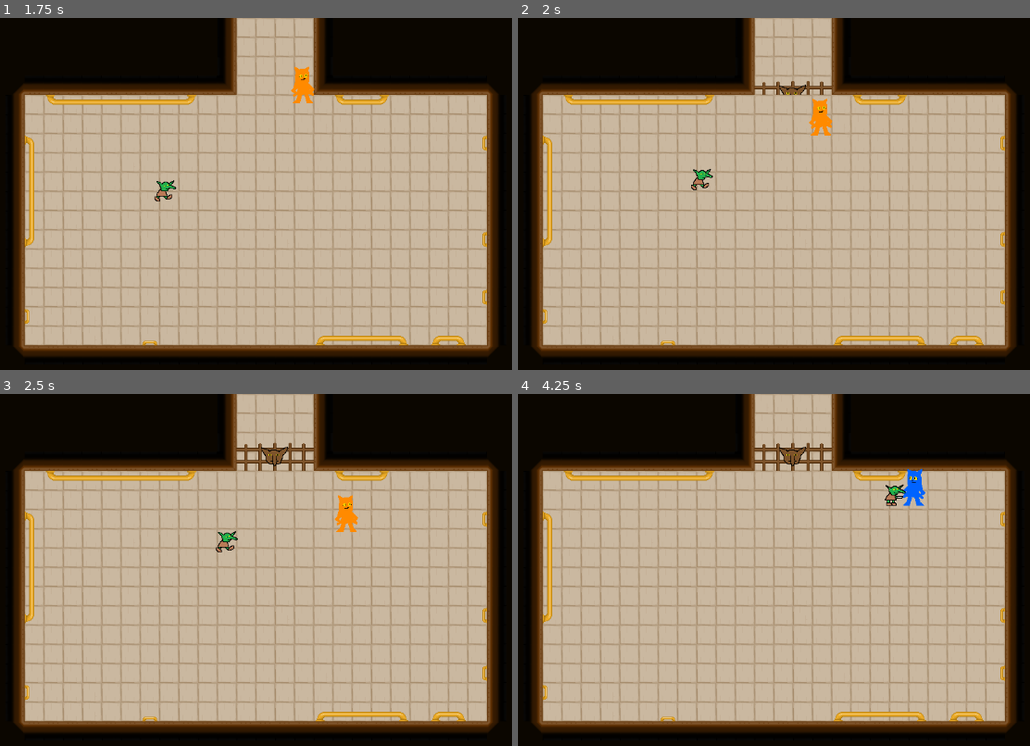
Above: before the commit, frames 1-4 (two rows, left to right).
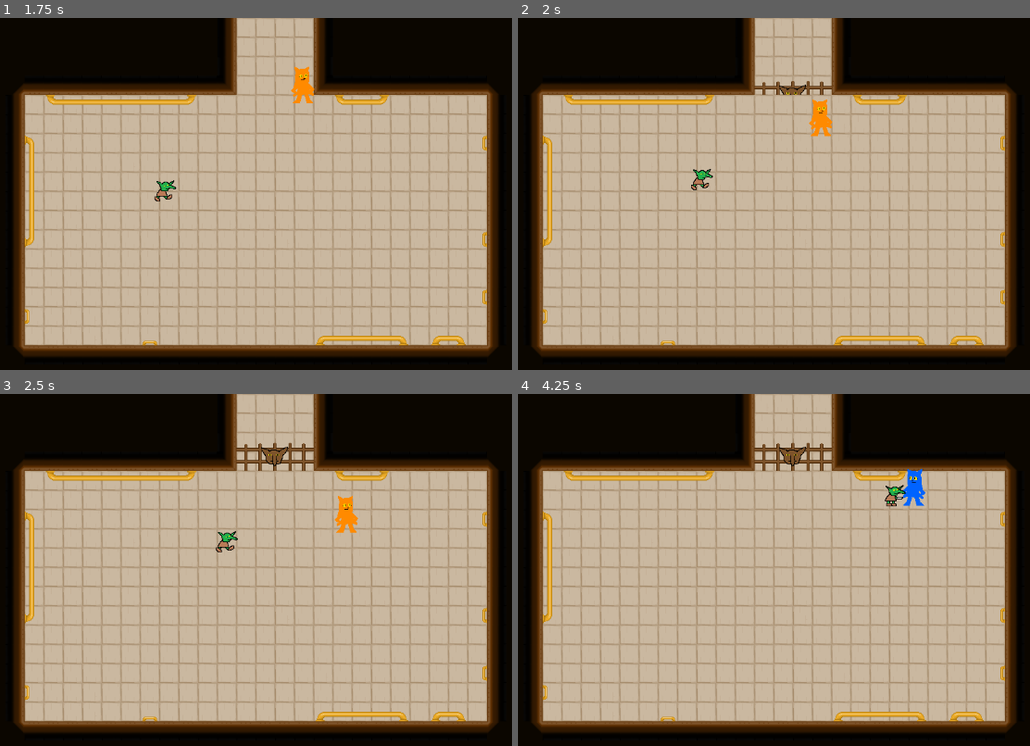
Above: after the commit, the same moments.

Repository: LUMIZ0NE/Steam-Garden
Game: Godot game, scene res://Scenes/room_2.tscn
Same seed, same stepped clock (60 frames per second), same inputs: the game is played once before the commit and once after it. This scene is started directly instead of the project's main scene.
Inputs (mouse positions are in pixels of both pictures, inside the frame that each line leads up to):
- Up to frame 1 (1.75 s): move the mouse to (424, 204) at 0.52 s; hold D (move_right) 0.53-1.28 s; click (424, 204) at 0.6 s; move the mouse to (112, 246) at 1.27 s; hold S (move_down) from 1.28 s (still down); click (112, 246) at 1.35 s
- Up to frame 2 (2 s): keep holding S (move_down)
- Up to frame 3 (2.5 s): move the mouse to (332, 510) at 2.02 s; release S (move_down) at 2.03 s; hold D (move_right) from 2.03 s (still down); click (332, 510) at 2.1 s
- Up to frame 4 (4.25 s): move the mouse to (738, 686) at 2.77 s; release D (move_right) at 2.78 s; hold W (move_up) 2.78-3.53 s; click (738, 686) at 2.85 s; move the mouse to (999, 665) at 3.52 s; hold A (move_left) from 3.53 s (still down); click (999, 665) at 3.6 s

Frame 1 is identical in both runs. In frame 2, less than 0.1% of the frame differs, in the area x 56-62%, y 22-34%; in frame 3, less than 0.1%; in frame 4, 0.1%, in the area x 71-76%, y 25-33%.

Commit message:
gate collision
now can't be walked back through after closing

Diff:
--- a/Scenes/goblin.gd
+++ b/Scenes/goblin.gd
@@ -41,14 +41,16 @@
 
 func damages():
 	if player_inrange and Global.player_current_atk and can_hurt == true:
-		health = health - 20
+		health = health - 10
 		print("goblin took damag")
+		can_hurt = false
 		$GoblinOuch.start()
-		can_hurt = false
 		if health <= 0:
 			$Sprite.play("die")
 			goblin_alive = false
 			$GoblinDies.start()
+	elif can_hurt == false:
+		print("goblin cant be hit rn sorry bub")
 
 
 func _on_player_goblin_stab():
--- a/Scenes/goblin_gate.gd
+++ b/Scenes/goblin_gate.gd
@@ -1,10 +1,9 @@
-extends Area2D
+extends CharacterBody2D
 
 
 # Called when the node enters the scene tree for the first time.
 func _ready():
-	pass # Replace with function body.
-
+	pass
 
 # Called every frame. 'delta' is the elapsed time since the previous frame.
 func _process(delta):
--- a/Scenes/goblin_gate.tscn
+++ b/Scenes/goblin_gate.tscn
@@ -62,10 +62,11 @@
 [sub_resource type="RectangleShape2D" id="RectangleShape2D_fef6m"]
 size = Vector2(120, 44)
 
-[node name="GoblinGate" type="Area2D"]
+[node name="GoblinGate" type="CharacterBody2D"]
 script = ExtResource("1_kj1rl")
 
 [node name="AnimatedSprite2D" type="AnimatedSprite2D" parent="."]
+z_index = -1
 sprite_frames = SubResource("SpriteFrames_afrfy")
 animation = &"close"
 autoplay = "close"
@@ -74,4 +75,6 @@
 
 [node name="CollisionShape2D" type="CollisionShape2D" parent="."]
 position = Vector2(0, 8)
+rotation = 3.13735
 shape = SubResource("RectangleShape2D_fef6m")
+one_way_collision = true
--- a/Scenes/player1.tscn
+++ b/Scenes/player1.tscn
@@ -80,6 +80,7 @@
 shape = SubResource("CapsuleShape2D_v6bvw")
 
 [node name="PlayerSprite" type="AnimatedSprite2D" parent="."]
+visibility_layer = 3
 sprite_frames = SubResource("SpriteFrames_fhjkj")
 animation = &"blue"
 autoplay = "idle"
